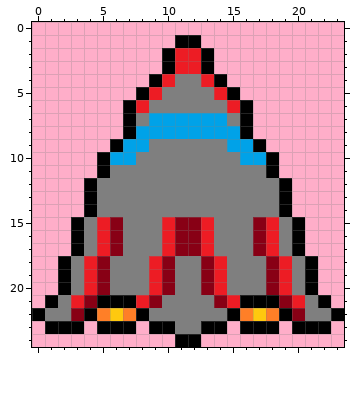
File history of a pixel-art sprite, assets/images/ship.png. Above is the file before it was changed.
The file is 24x25 pixels.
And afterwards:
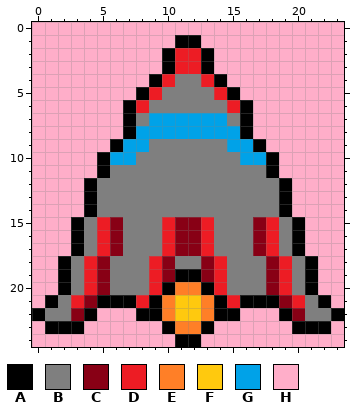
Palette (. is transparent): A #000000  B #7f7f7f  C #880015  D #ed1c24  E #ff7f27  F #ffc90e  G #00a2e8  H #ffaec9
Changes in this commit:
y 19: x 11..12 BB -> AA
y 20: x 10..13 CBBC -> AEEA
y 21: x 9..14 CBBBBC -> AEFFEA
y 22: x 5..7 EFE -> HHH; x 9..14 BBBBBB -> AEFFEA; x 16..18 EFE -> HHH
y 23: x 5..7 AAA -> HHH; x 9 A -> H; x 11..12 BB -> EE; x 14 A -> H; x 16..18 AAA -> HHH
Pixel boxes of the changes (left, top, right, bottom) in both pictures:
changed: (97, 269, 279, 334)
